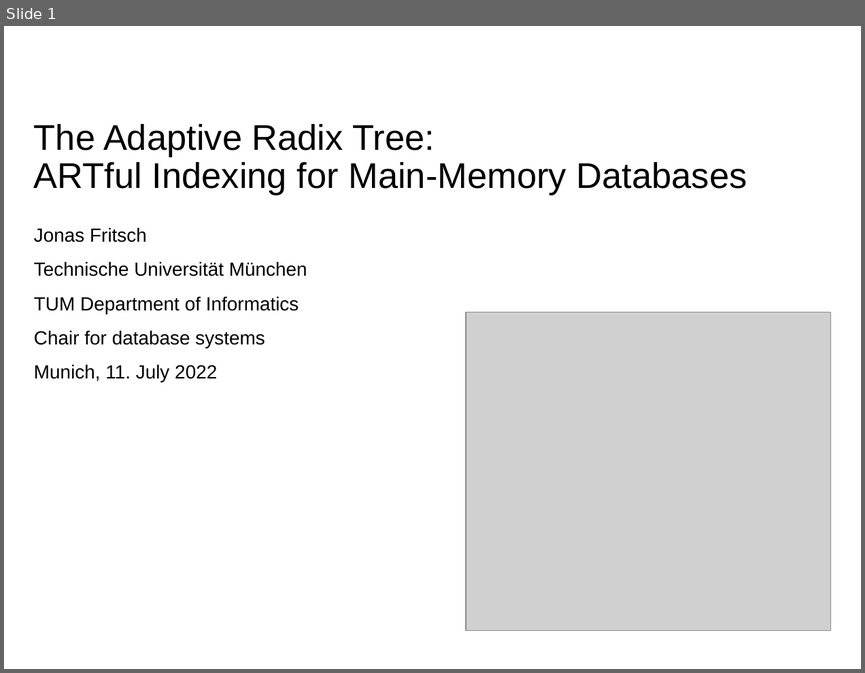
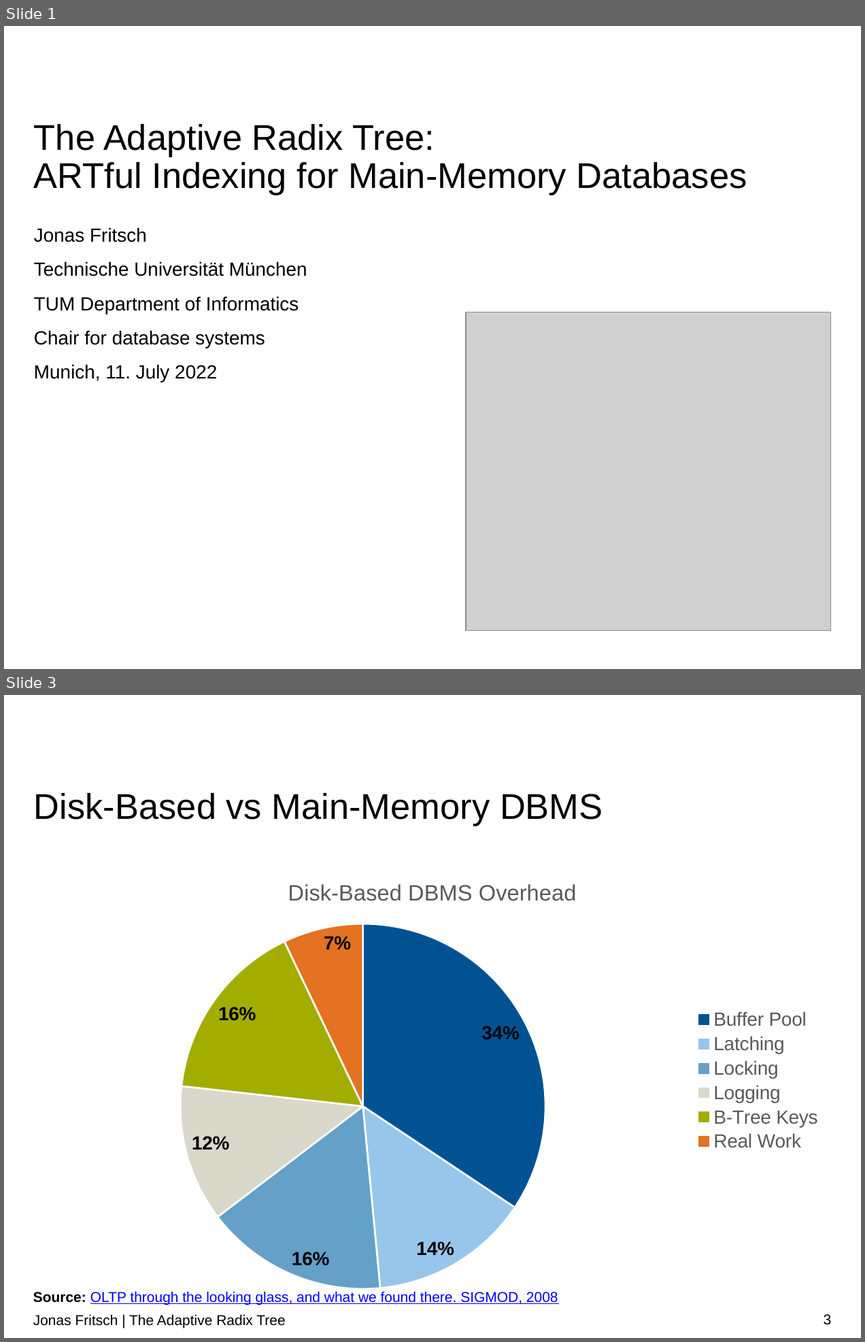
Before and after one commit to atalantus/The-Adaptive-Radix-Tree, a slide deck: Presentation/The Adaptive Radix Tree.pptx. Shown one above the other, each under a label of ours: slide 1 before the commit, slides 1 and 3 after it; the slides between them are not shown. The pictures are 865x673 and 865x1342 pixels, drawn with LibreOffice and Linux fonts; fonts in the diff are those of the drawing; grey boxes stand for pictures; background and template pictures are left out. Boxes give left, top, right and bottom in pixels: in the first picture for what was removed or moved away, otherwise in the second. Text is boxed around its words. In the diff, an @@ line names an element or a change of style, - is before the commit and + after.

```diff
--- a/Presentation/The Adaptive Radix Tree.pptx
+++ b/Presentation/The Adaptive Radix Tree.pptx
@@ slide 3 added at (4, 695, 861, 1338), background #FFFFFF @@
@@ title added at (34, 793, 602, 826), 30 pt, text #000000 @@
+Disk-Based vs Main-Memory DBMS
@@ pie chart added at (34, 860, 832, 1301) @@
+title "Disk-Based DBMS Overhead"
+categories: Buffer Pool, Latching, Locking, Logging, B-Tree Keys, Real Work
+Disk-Based DBMS Overhead: 34, 14, 16, 12, 16, 7
@@ text added at (33, 1291, 558, 1304), 12 pt, text #0000FF, underline @@
+Source: OLTP through the looking glass, and what we found there. SIGMOD, 2008
@@ text added at (33, 1314, 285, 1328), 12 pt, text #000000 @@
+Jonas Fritsch | The Adaptive Radix Tree
@@ page number added at (823, 1314, 832, 1325), 12 pt, text #000000 @@
+3
```
Also in this commit, not shown: 6 slides changed, 17 other slides added, 1 slide removed, 13 other files.
